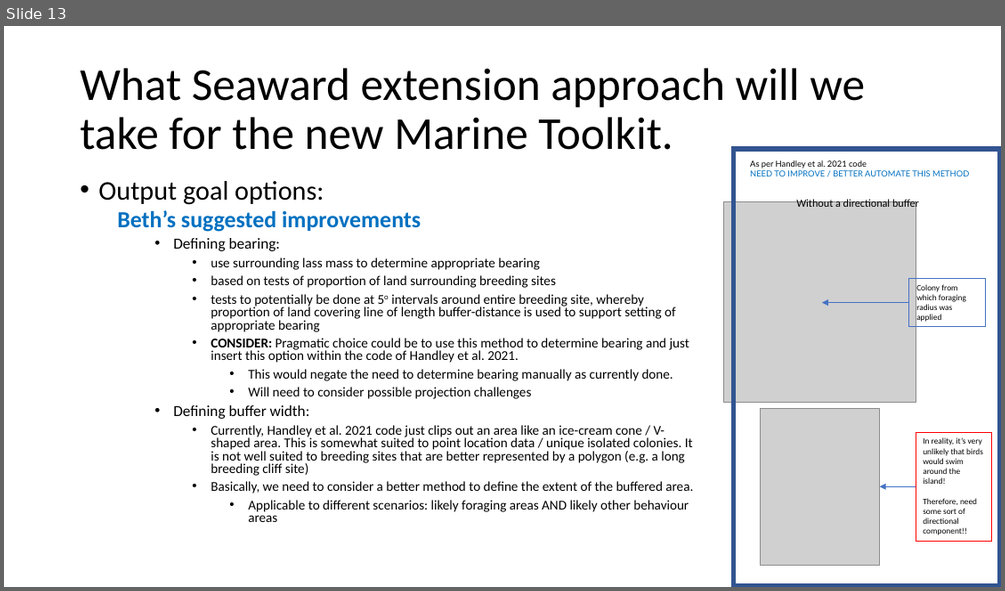
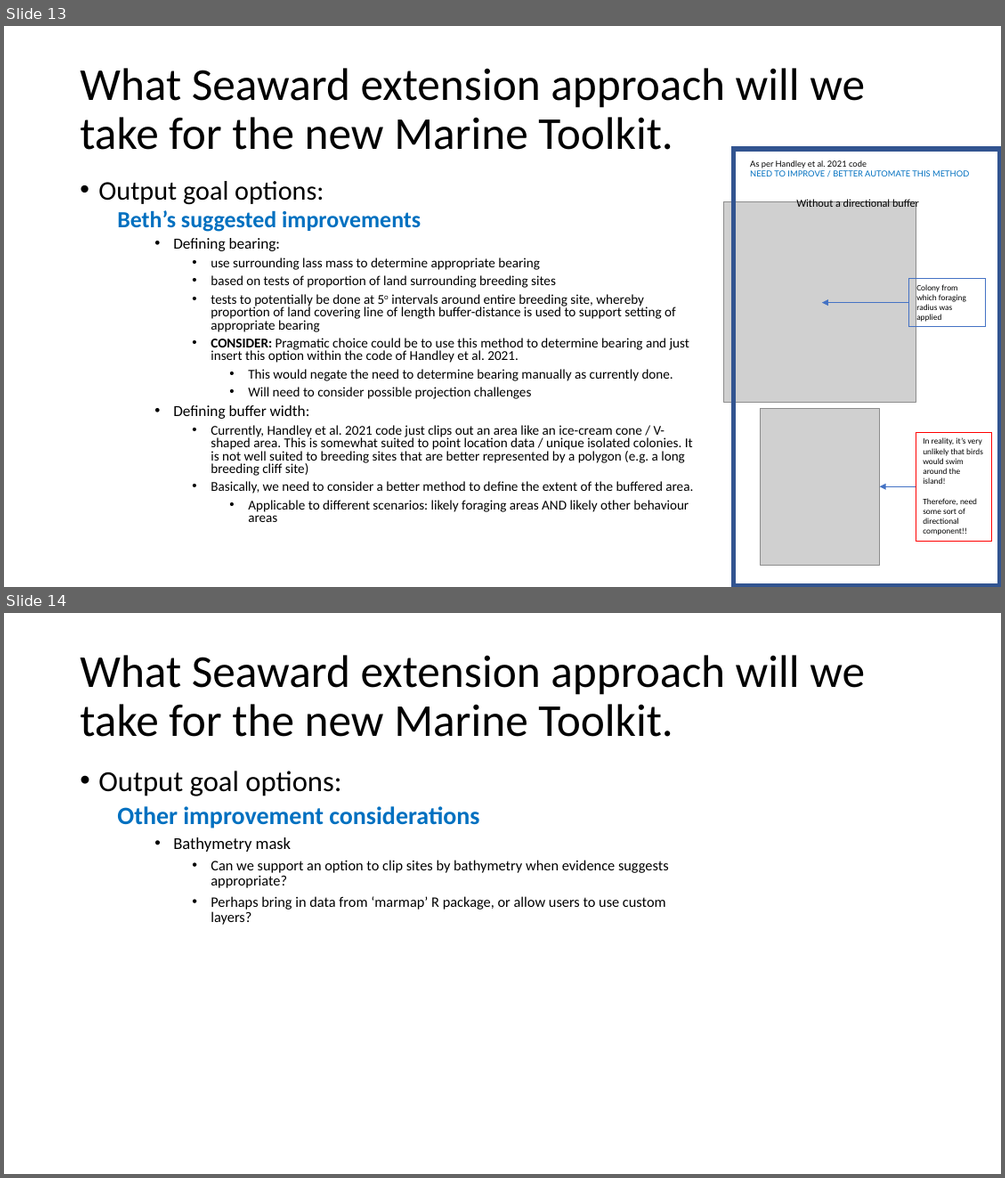
Before and after one commit to Jono-H/MarMeCo-Toolkit-R-Beta, a slide deck: Tutorials-SeawardExtensions/SeawardExtension_MethodConsiderations.pptx. Shown one above the other, each under a label of ours: slide 13 before the commit, slides 13 and 14 after it. The pictures are 1005x591 and 1005x1178 pixels, drawn with LibreOffice and Linux fonts; fonts in the diff are those of the drawing; grey boxes stand for pictures. Boxes give left, top, right and bottom in pixels: in the first picture for what was removed or moved away, otherwise in the second. Text is boxed around its words. In the diff, an @@ line names an element or a change of style, - is before the commit and + after.

Commit message:
Seaward extension method considerations. Bathymetry consideration added.

```diff
--- a/Tutorials-SeawardExtensions/SeawardExtension_MethodConsiderations.pptx
+++ b/Tutorials-SeawardExtensions/SeawardExtension_MethodConsiderations.pptx
@@ slide 14 added at (4,613,1001,1174), background #FFFFFF @@
@@ title added at (80,655,865,737), 44 pt, text #000000 @@
+What Seaward extension approach will we take for the new Marine Toolkit.
@@ text added at (98,771,669,925), 14 pt, text #000000 @@
+• Output goal options:
+  Other improvement considerations
+    • Bathymetry mask
+      • Can we support an option to clip sites by bathymetry when evidence suggests appropriate?
+      • Perhaps bring in data from ‘marmap’ R package, or allow users to use custom layers?
```
